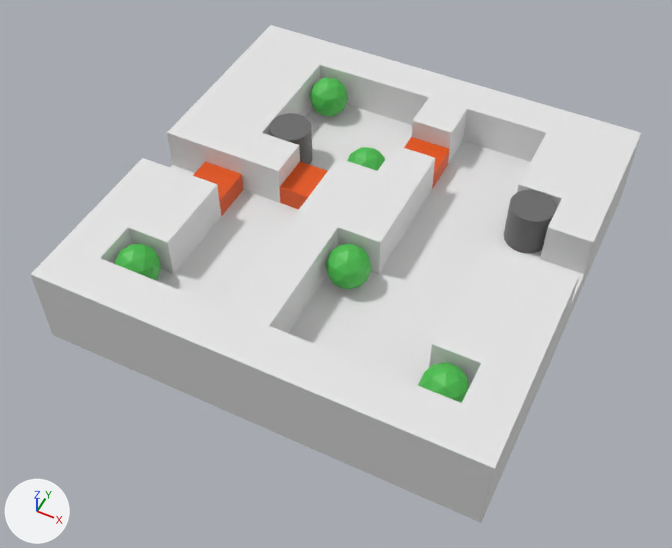
The Blender file Assets/Assets/3D/Levels/Blender/Level0-Blockout.blend: old version first, new version second.
Before and after are seen from a camera (50 mm lens) standing at (6.23, -13.54, 15.16) and looking at (-0.11, -0.88, -0.66). The lights are fixed; the arrows at lower left show +X, +Y and +Z. The older version comes first.

Before the edit, the objects in view are built like this:
```python
ob_cauldron1 = bpy.data.objects.new('cauldron1', me_cylinder)
ob_cauldron1.location = (3.5, 1.5, 0.5)
ob_cauldron2 = bpy.data.objects.new('cauldron2', me_cylinder_001)
ob_cauldron2.location = (-2.5, 1.5, 0.5)
ob_ingredient1 = bpy.data.objects.new('Ingredient1', me_icosphere)
ob_ingredient1.location = (3.5, -3.5, 0.5)
ob_ingredient2 = bpy.data.objects.new('Ingredient2', me_icosphere_004)
ob_ingredient2.location = (0.5, -1.5, 0.5)
ob_ingredient3 = bpy.data.objects.new('Ingredient3', me_icosphere_003)
ob_ingredient3.location = (-0.5, 1.5, 0.5)
ob_ingredient4 = bpy.data.objects.new('Ingredient4', me_icosphere_001)
ob_ingredient4.location = (-2.5, 3.5, 0.5)
ob_ingredient5 = bpy.data.objects.new('Ingredient5', me_icosphere_002)
ob_ingredient5.location = (-3.5, -3.5, 0.5)
ob_levelmesh = bpy.data.objects.new('LevelMesh', me_plane)
ob_levelmesh.location = (0.0, 0.0, 0.0)
ob_levelmesh.scale = (5.0, 5.0, 5.0)
ob_obstacle1 = bpy.data.objects.new('obstacle1', me_cube_001)
ob_obstacle1.location = (-1.5, 0.5, 0.0)
# also in view: 'obstacle3' at (-3.5, -0.5, 0.0); 'obstacle2' at (0.5, 2.5, 0.0)
```
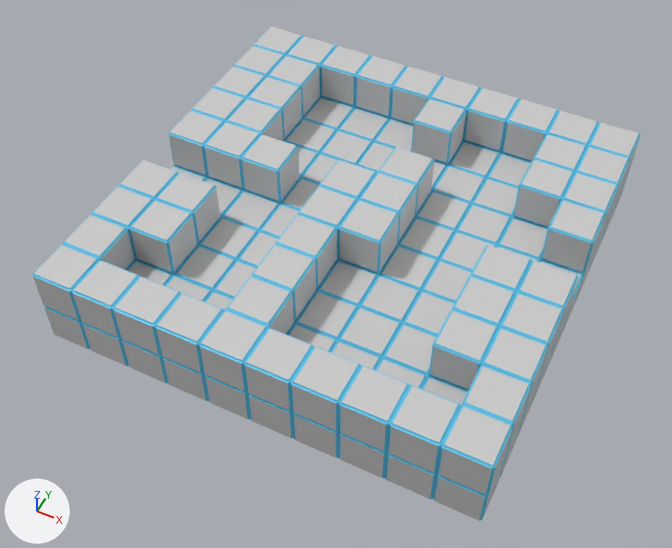
ob_levelmesh_001 is not drawn itself; it is used by a modifier of ob_levelmesh.

The change, as a diff of the scene's bpy script:
```diff
--- a/Assets/Assets/3D/Levels/Blender/Level0-Blockout.blend.py
+++ b/Assets/Assets/3D/Levels/Blender/Level0-Blockout.blend.py
@@ mat_levelwire @@
+mat_levelwire = principled_material('LevelWire')
+mat_levelwire.base_color = (0.102, 0.55, 0.8)  # cyan #5ac4e7
@@ mat_levelmesh @@
+mat_levelmesh = principled_material('LevelMesh')
+mat_levelmesh.base_color = (0.6, 0.6, 0.6)  # light grey #cbcbcb
@@ me_plane @@
 me_plane.from_pydata(...)  # 350 vertices, 334 faces, 4 loose edges; spans x -1.0..1.0, y -1.0..1.0, z -0.2..0.2
-me_plane.materials.append(mat_material_002)  # white #e7e7e7
+me_plane.materials.append(mat_levelmesh)  # light grey #cbcbcb
@@ me_plane_001 @@
+me_plane_001.from_pydata(...)  # 345 vertices, 334 faces, 1 loose edge; spans x -1.0..1.0, y -1.0..1.0, z -0.2..0.2
+me_plane_001.materials.append(mat_levelwire)  # cyan #5ac4e7
@@ ob_cauldron1 @@
 ob_cauldron1.location = (3.5, 1.5, 0.5)
+ob_cauldron1.hide_set(True)  # its collection is switched off
@@ ob_ingredient1 @@
 ob_ingredient1.location = (3.5, -3.5, 0.5)
+ob_ingredient1.hide_set(True)  # its collection is switched off
@@ ob_ingredient4 @@
 ob_ingredient4.location = (-2.5, 3.5, 0.5)
+ob_ingredient4.hide_set(True)  # its collection is switched off
@@ ob_ingredient5 @@
 ob_ingredient5.location = (-3.5, -3.5, 0.5)
+ob_ingredient5.hide_set(True)  # its collection is switched off
@@ ob_ingredient3 @@
 ob_ingredient3.location = (-0.5, 1.5, 0.5)
+ob_ingredient3.hide_set(True)  # its collection is switched off
@@ ob_ingredient2 @@
 ob_ingredient2.location = (0.5, -1.5, 0.5)
+ob_ingredient2.hide_set(True)  # its collection is switched off
@@ ob_obstacle1 @@
 ob_obstacle1.location = (-1.5, 0.5, 0.0)
+ob_obstacle1.hide_set(True)  # its collection is switched off
@@ ob_cauldron2 @@
 ob_cauldron2.location = (-2.5, 1.5, 0.5)
+ob_cauldron2.hide_set(True)  # its collection is switched off
@@ ob_obstacle2 @@
 ob_obstacle2.location = (0.5, 2.5, 0.0)
+ob_obstacle2.hide_set(True)  # its collection is switched off
@@ ob_obstacle3 @@
 ob_obstacle3.location = (-3.5, -0.5, 0.0)
+ob_obstacle3.hide_set(True)  # its collection is switched off
@@ ob_levelmesh @@
 ob_levelmesh.scale = (5.0, 5.0, 5.0)
+_m = ob_levelmesh.modifiers.new('Boolean', 'BOOLEAN')
+_m.object = ob_levelmesh_001
+_m.use_self = True
+_m.material_mode = 'TRANSFER'
@@ ob_levelmesh_001 @@
+ob_levelmesh_001 = bpy.data.objects.new('LevelMesh.001', me_plane_001)
+ob_levelmesh_001.location = (0.0, 0.0, 0.0)
+ob_levelmesh_001.scale = (5.0, 5.0, 5.0)
+_m = ob_levelmesh_001.modifiers.new('Wireframe', 'WIREFRAME')
+_m.use_boundary = True
+ob_levelmesh_001.hide_render = True
```

Pixel boxes [x1, y1, x2, y2] of what changed, in the pictures (672 x 548 px):
'LevelMesh', recoloured, modifiers changed, reshaped (white to light grey)
    before: [31, 25, 641, 523]
    after: [33, 26, 640, 521]
'cauldron1', hidden
    before: [504, 190, 556, 253]
'Ingredient2', hidden (green)
    before: [325, 244, 372, 289]
'Ingredient1', hidden (green)
    before: [418, 362, 469, 403]
'cauldron2', hidden
    before: [270, 113, 312, 165]
'obstacle1', hidden (orange)
    before: [279, 162, 328, 209]
'obstacle3', hidden (orange)
    before: [193, 161, 243, 216]
'Ingredient4', hidden (green)
    before: [309, 78, 348, 116]
'Ingredient5', hidden (green)
    before: [115, 244, 161, 281]
'obstacle2', hidden (orange)
    before: [404, 137, 450, 189]
'Ingredient3', hidden (green)
    before: [347, 147, 385, 171]
